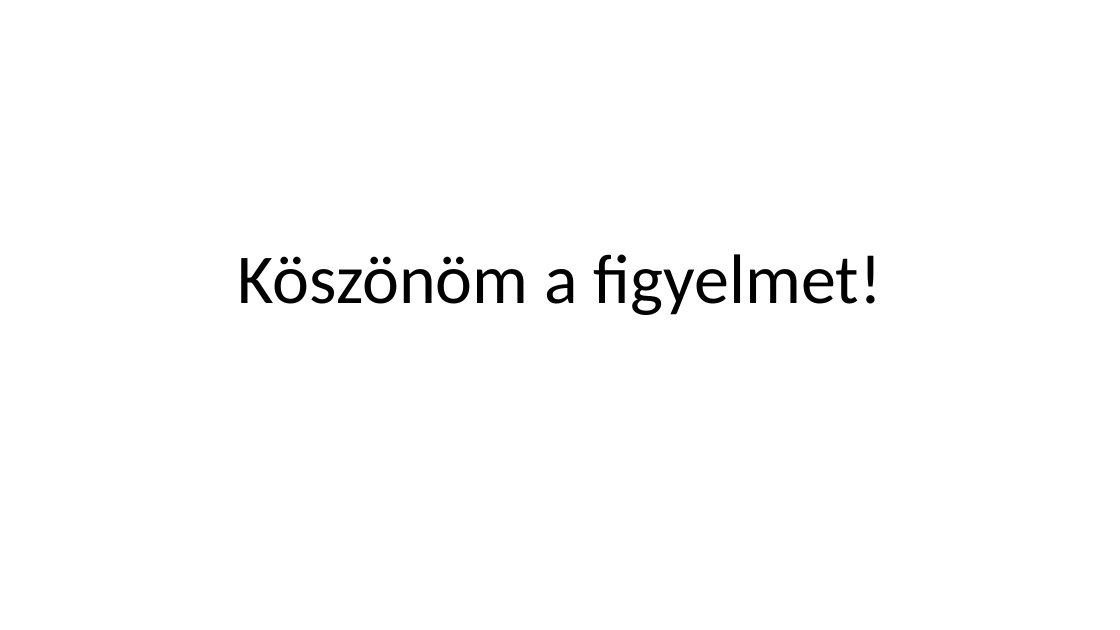
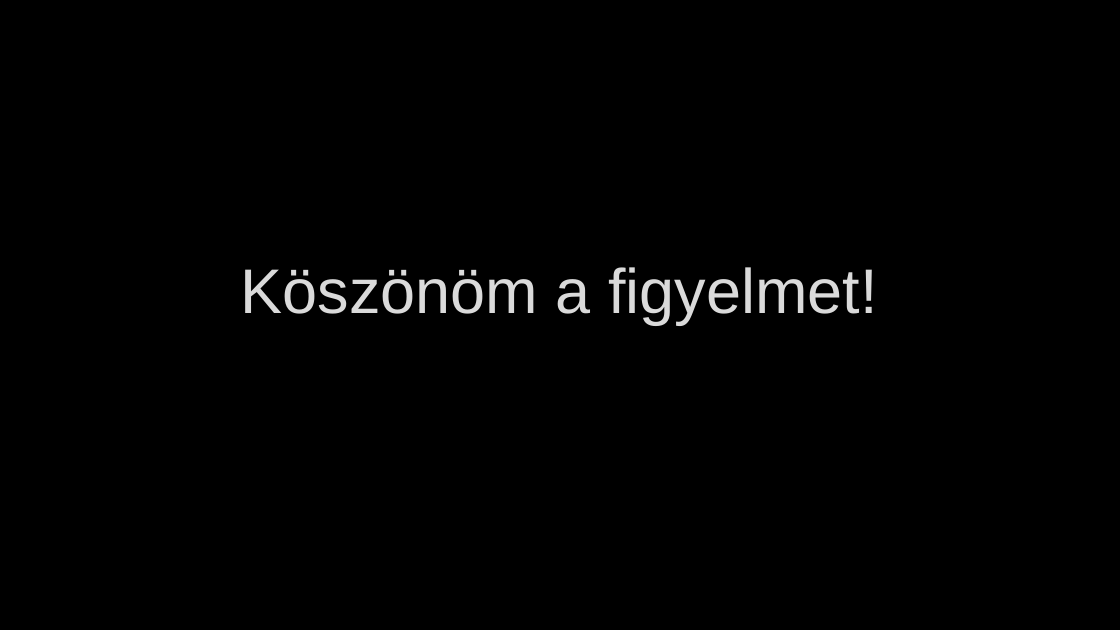
Before and after one commit to UtasiB/IKTesWEB, a slide deck: slide 9 of Web 2.0.pptx (slide 8 before the commit). Drawn at 1120x630 pixels with LibreOffice and Linux fonts; fonts in the diff are those of the drawing; background and template pictures are left out. Boxes give left, top, right and bottom in pixels: in the first picture for what was removed or moved away, otherwise in the second. Text is boxed around its words. In the diff, an @@ line names an element or a change of style, - is before the commit and + after.

```diff
--- a/Web 2.0.pptx
+++ b/Web 2.0.pptx
@@ background #FFFFFF to picture (left out) @@
@@ title "Köszönöm a figyelmet!": place and size @@
-title "Köszönöm a figyelmet!" at (238, 254, 882, 315)
+title "Köszönöm a figyelmet!" at (241, 267, 877, 325)
@@ title "Köszönöm a figyelmet!" at (241, 267, 877, 325): size 60 to 54 pt, font Calibri to Arial, text colour #000000 to #DADADA, letter outline none to #404040 0.75 pt; line spacing 0.9 to 1 @@
```
Also in this commit, not shown: 6 other slides changed, 3 slides added, 2 slides removed, 1 other file.
